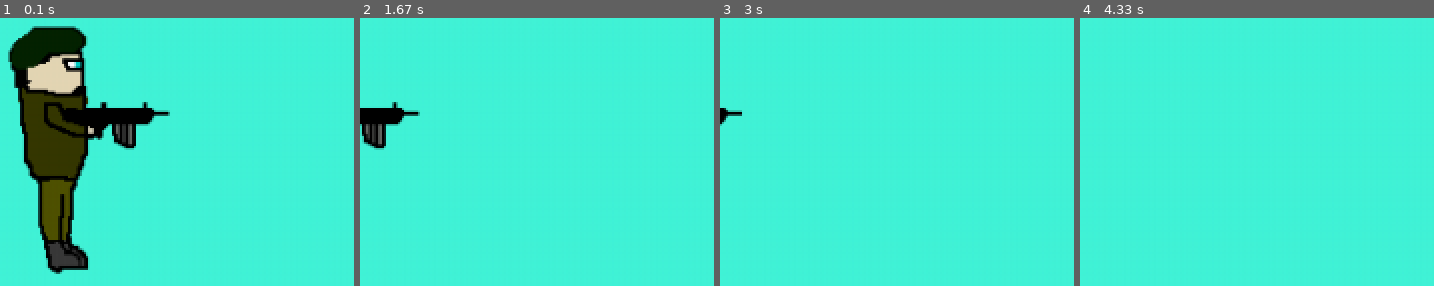
Above: before the commit, frames 1-4 (left to right).
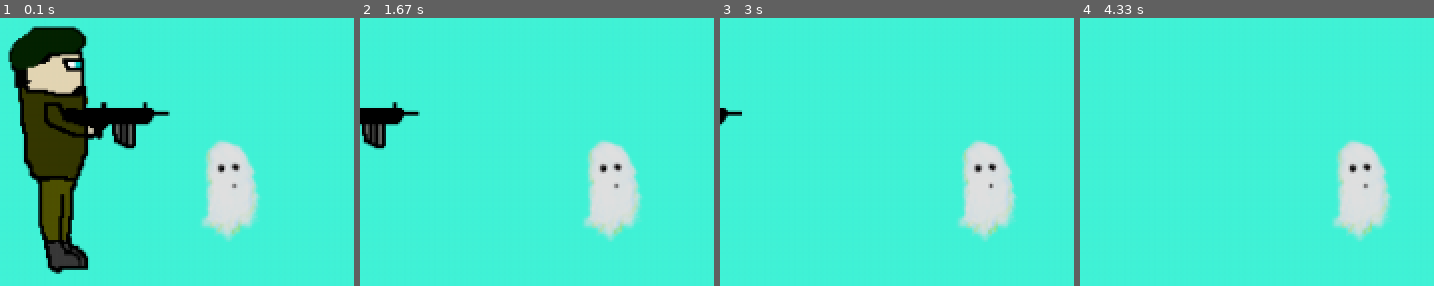
Above: after the commit, the same moments.

Repository: MakerBox-NZ/Pygame_Evan
Game: pygame game, started from Evan.work/EvanGame.py
Same seed, same stepped clock (60 frames per second), same inputs: the game is played once before the commit and once after it.
Inputs:
- Up to frame 1 (0.1 s): no input
- Up to frame 2 (1.67 s): hold Right 0.33-0.8 s; hold Right 0.83-1.33 s; hold Left from 1.37 s (still down)
- Up to frame 3 (3 s): release Left at 1.97 s; hold Left 2-2.65 s; hold Right from 2.68 s (still down)
- Up to frame 4 (4.33 s): release Right at 3.37 s; hold Left 3.4-4.1 s; hold Right from 4.13 s (still down)

The runs differ from the first frame. In frame 1, 4.5% of the frame differs, in the area x 56-74%, y 45-84%; in frame 2, 4.5%; in frame 3, 4.5%; in frame 4, 4.6%, in the area x 71-89%, y 45-84%.

Commit message:
enemy movement

Diff:
--- a/Evan.work/EvanGame.py
+++ b/Evan.work/EvanGame.py
@@ -25,7 +25,11 @@
         self.momentumX += x
         self.momentumY += y
 
-    def update(self):
+        def update(self, enemy_list):
+
+            self.score = 0 #set score
+
+    def update(self, enemy_list):
         #updatespriteposition
         currentX = self.rect.x
         nextX = currentX + self.momentumX
@@ -34,6 +38,36 @@
         currentY = self.rect.y
         nextY = currentY + self.momentumY
         self.rect.y = nextY
+
+        #collisions
+        enemy_hit_list = pygame.sprite.spritecollide(self, enemy_list, False)
+        for enemy in enemy_hit_list:
+            self.score -= 1
+            print(self.score)
+
+class Enemy (pygame.sprite.Sprite):
+    #spawn enemy
+    def __init__(self,x,y,img):
+        pygame.sprite.Sprite.__init__(self)
+        self.image = pygame.image.load(os.path.join('images', img))
+        self.image.convert_alpha()
+        self.image.set_colorkey(alpha)
+        self.rect = self.image.get_rect()
+        self.rect.x = x
+        self.rect.y = y
+        self.counter = 0
+
+    def move(self):
+        #enemy movement
+        if self.counter >= 0 and self.counter <= 30:
+            self.rect.x += 2
+        elif self.counter >= 30 and self.counter <= 60:
+            self.rect.x -= 2
+        else:
+            self.counter = 0
+            print('reset')
+
+        self.counter += 1
 
 
 
@@ -63,6 +97,12 @@
 movingsprites = pygame.sprite.Group()
 movingsprites.add(player)
 movesteps = 10  #how fast to move
+
+#enemy code
+enemy = Enemy(100,50, 'enemy.png')
+enemy_list = pygame.sprite.Group()
+enemy_list.add(enemy)
+
 
 
 
@@ -104,8 +144,11 @@
                     print('jump')
 
         screen.fill((66, 244, 217))
-        player.update() #update player position
+        player.update(enemy_list) #update player position
         movingsprites.draw(screen)  #draw player
+
+        enemy_list.draw(screen) #refresh enemies
+        enemy.move() #move sprite
 
         pygame.display.flip()
         clock.tick(fps)
Binary file added: Evan.work/Images/enemy.png
